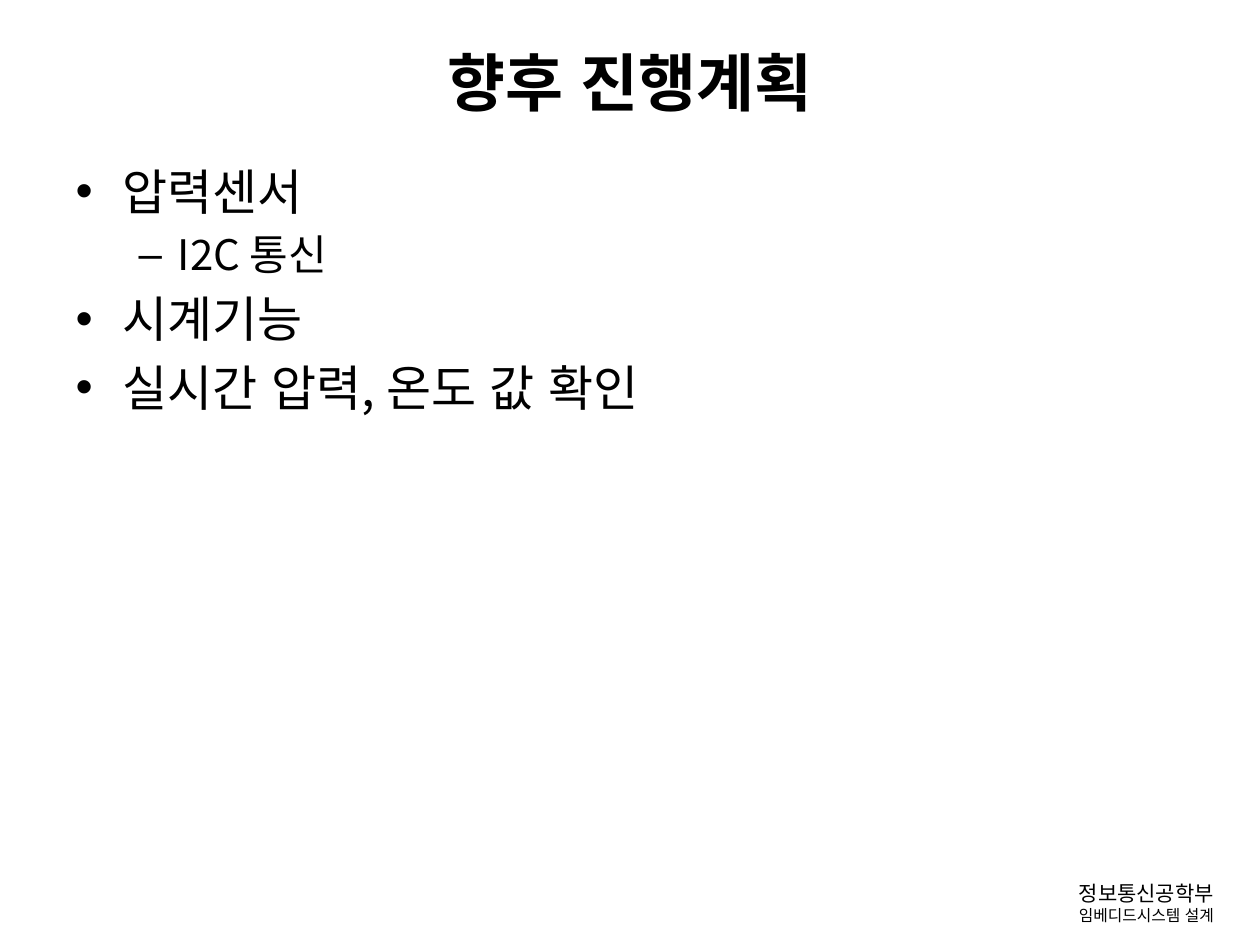
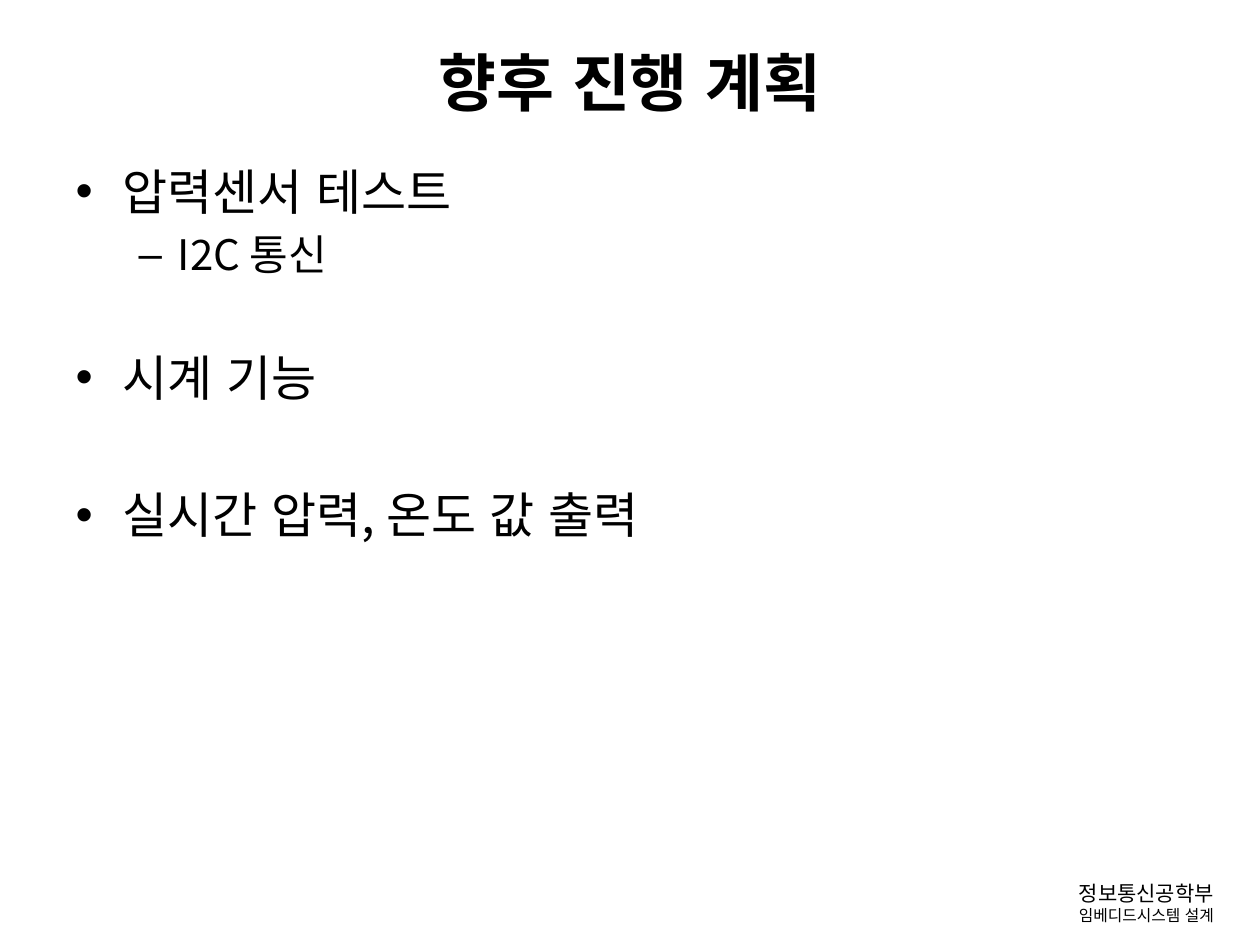
Before and after one commit to gusghrlrl101/Diving-Computer, a slide deck: slide 16 of 발표관련/임베디드_중간보고.pptx (slide 12 before the commit). Drawn at 1260x945 pixels with LibreOffice and Linux fonts; fonts in the diff are those of the drawing; background and template pictures are left out. Boxes give left, top, right and bottom in pixels: in the first picture for what was removed or moved away, otherwise in the second. Text is boxed around its words. In the diff, an @@ line names an element or a change of style, - is before the commit and + after.

```diff
--- a/발표관련/임베디드_중간보고.pptx
+++ b/발표관련/임베디드_중간보고.pptx
@@ title at bbox=[438, 52, 822, 112]: spaces changed @@
-향후 진행계획
+향후 진행 계획
@@ text at bbox=[123, 169, 452, 214]: text changed @@
-• 압력센서
+• 압력센서 테스트
@@ text at bbox=[123, 355, 639, 542]: text changed @@
-• 시계기능
-• 실시간 압력, 온도 값 확인
+• 시계 기능
+• 실시간 압력, 온도 값 출력
```
Also in this commit, not shown: 10 other slides changed, 4 slides added.
